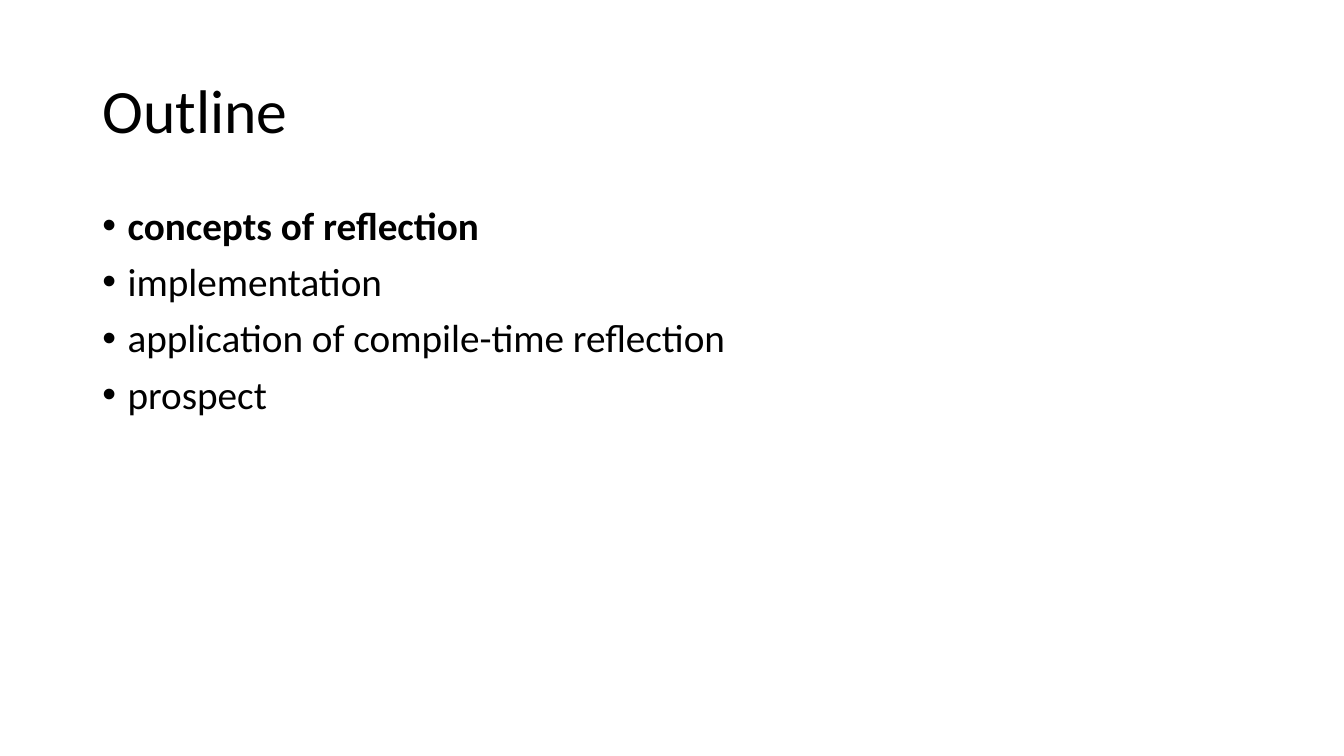
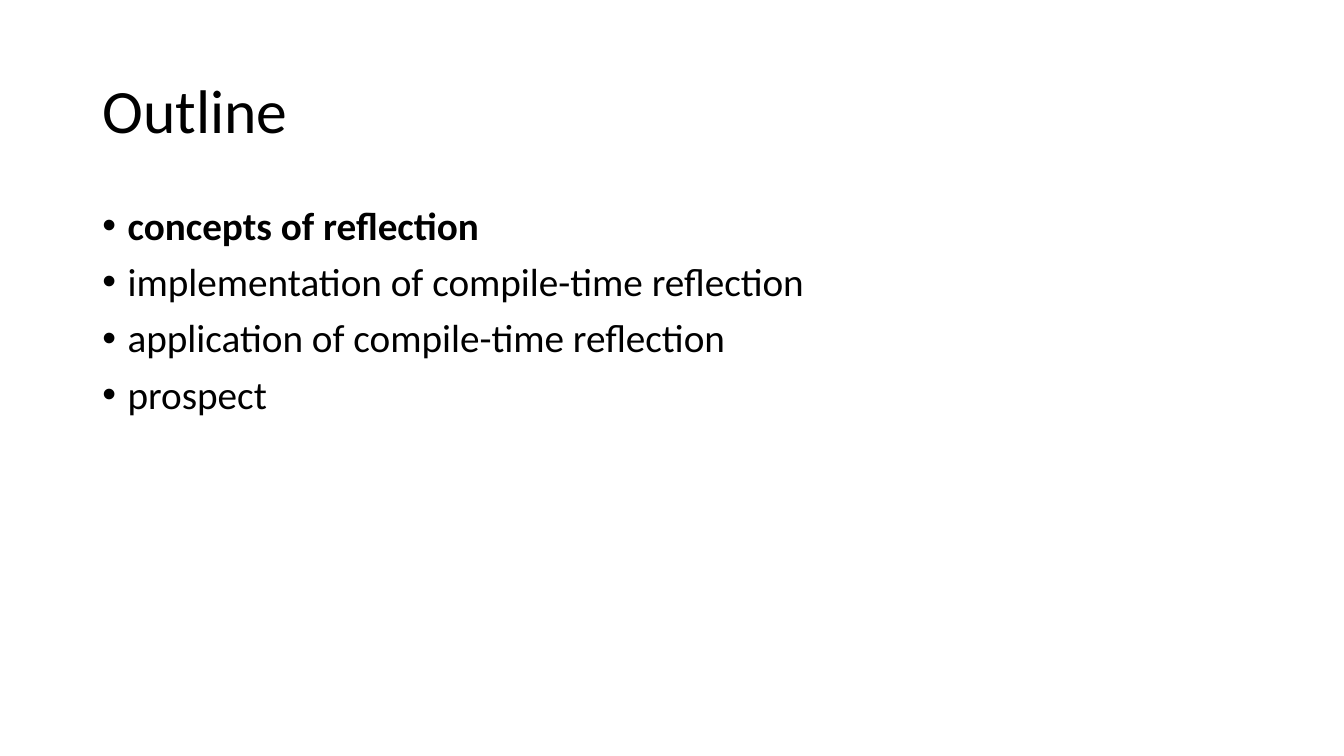
Before and after one commit to qicosmos/cppcon2017, a slide deck: slide 2 of cppcon2017.pptx. Drawn at 1344x756 pixels with LibreOffice and Linux fonts; fonts in the diff are those of the drawing. Boxes give left, top, right and bottom in pixels: in the first picture for what was removed or moved away, otherwise in the second. Text is boxed around its words. In the diff, an @@ line names an element or a change of style, - is before the commit and + after.

```diff
--- a/cppcon2017.pptx
+++ b/cppcon2017.pptx
@@ text at (128,268,804,303): text changed @@
-• implementation
+• implementation of compile-time reflection
```
Also in this commit, not shown: 5 other slides changed, 1 slide added.
